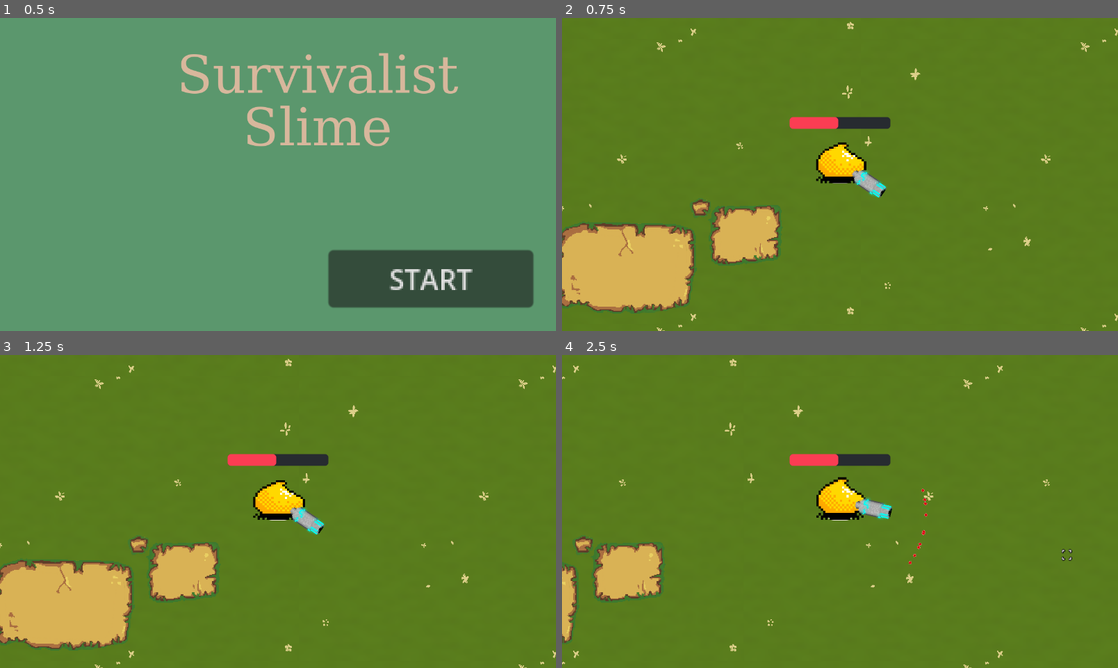
Above: before the commit, frames 1-4 (two rows, left to right).
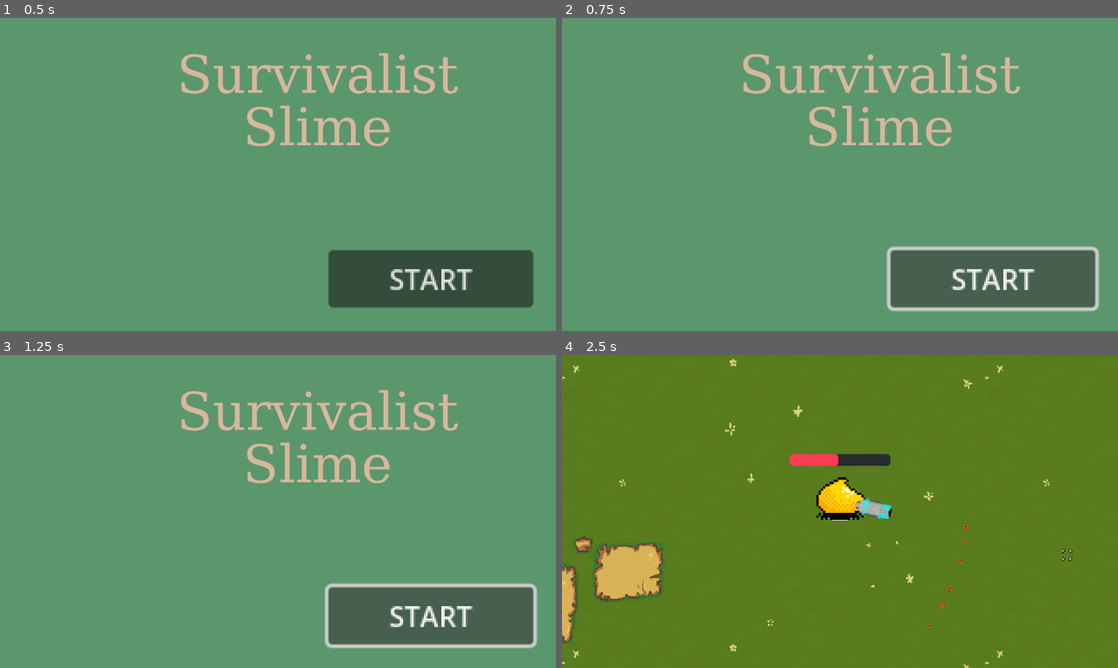
Above: after the commit, the same moments.

Repository: jakehyo/FoolJam2024
Game: Godot game, scene res://title_screen.tscn
Same seed, same stepped clock (60 frames per second), same inputs: the game is played once before the commit and once after it. Sound files missing from this copy of the repository are replaced by a short silence.
Inputs (mouse positions are in pixels of both pictures, inside the frame that each line leads up to):
- Up to frame 1 (0.5 s): no input
- Up to frame 2 (0.75 s): click "START" at 0.5 s
- Up to frame 3 (1.25 s): no input
- Up to frame 4 (2.5 s): click (995, 614) at 1.25 s, where only the run after the commit has a clickable "START"; move the mouse to (962, 495) at 2.02 s; press the mouse at (962, 495) at 2.03 s; hold D (move_right) from 2.03 s (still down)

Frame 1 is identical in both runs. In frame 2, 100% of the frame differs, in the area x 0-100%, y 0-100%; in frame 3, 100%; in frame 4, 0.1%.
Error before the commit: Cannot call method 'instantiate_playback' on a null value. (res://SFX.gd:13)

Commit message:
fixed sfx

Diff:
--- a/SFX.gd
+++ b/SFX.gd
@@ -4,10 +4,12 @@
 @export var confirm: AudioStream
 @export var select: AudioStream
 @export var gunshot: AudioStream
+@export var sword: AudioStream
 @export var powerup: AudioStream
 @export var fail: AudioStream
 @export var death: AudioStream
 
 
 func play_sound(sound: AudioStream):
-	sound.instantiate_playback()
+	%AudioStreamPlayer.stream = sound
+	%AudioStreamPlayer.play(0)
--- a/sfx.tscn
+++ b/sfx.tscn
@@ -1,6 +1,25 @@
-[gd_scene load_steps=2 format=3 uid="uid://dfamkd4aaeg51"]
+[gd_scene load_steps=10 format=3 uid="uid://dfamkd4aaeg51"]
 
 [ext_resource type="Script" path="res://SFX.gd" id="1_gy0xn"]
+[ext_resource type="AudioStream" uid="uid://028dfaw4m6y0" path="res://audio/sfx/backcancel.wav" id="2_nfbct"]
+[ext_resource type="AudioStream" uid="uid://c2t2ktlgsd165" path="res://audio/sfx/confirm.wav" id="3_rixx8"]
+[ext_resource type="AudioStream" uid="uid://bg2yam1p2bgna" path="res://audio/sfx/hoverselect.wav" id="4_wficu"]
+[ext_resource type="AudioStream" uid="uid://drs6qit5puu0u" path="res://audio/sfx/Bluezone_BC0295_sci_fi_weapon_gun_shot_008.wav" id="5_7m1u4"]
+[ext_resource type="AudioStream" uid="uid://bwpbw7a8u4mu5" path="res://audio/sfx/WEAPSwrd_Mecha Energy Sword Cut_RogueWaves_AnimeStudio.wav" id="6_s46h4"]
+[ext_resource type="AudioStream" uid="uid://bk0t8p377jhbr" path="res://audio/sfx/Short_PowerUp_005.wav" id="7_m6yue"]
+[ext_resource type="AudioStream" uid="uid://b4rewqb7bfv66" path="res://audio/sfx/UI_Noisy_Impact_09.wav" id="8_uqi4o"]
+[ext_resource type="AudioStream" uid="uid://cmas4hq5dqi6f" path="res://audio/sfx/lose.wav" id="9_jhuok"]
 
 [node name="SFX" type="Node"]
 script = ExtResource("1_gy0xn")
+cancel = ExtResource("2_nfbct")
+confirm = ExtResource("3_rixx8")
+select = ExtResource("4_wficu")
+gunshot = ExtResource("5_7m1u4")
+sword = ExtResource("6_s46h4")
+powerup = ExtResource("7_m6yue")
+fail = ExtResource("8_uqi4o")
+death = ExtResource("9_jhuok")
+
+[node name="AudioStreamPlayer" type="AudioStreamPlayer" parent="."]
+unique_name_in_owner = true
--- a/title_screen.gd
+++ b/title_screen.gd
@@ -4,4 +4,5 @@
 func _on_button_button_up():
 	#Play Confirm Sound
 	%SFX.play_sound(%SFX.confirm)
+	await get_tree().create_timer(1.0).timeout
 	get_tree().change_scene_to_file("res://fooljamgame.tscn")
